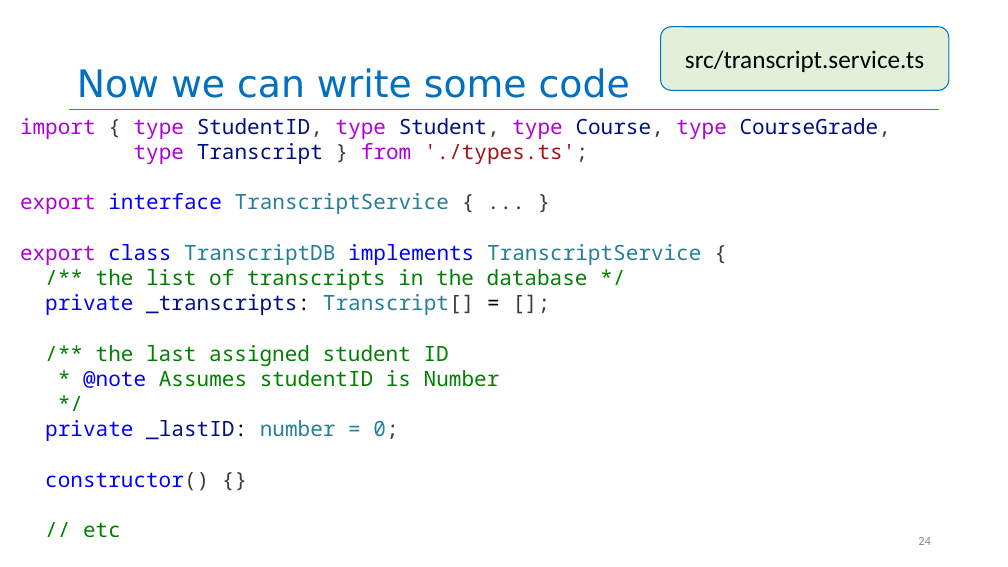
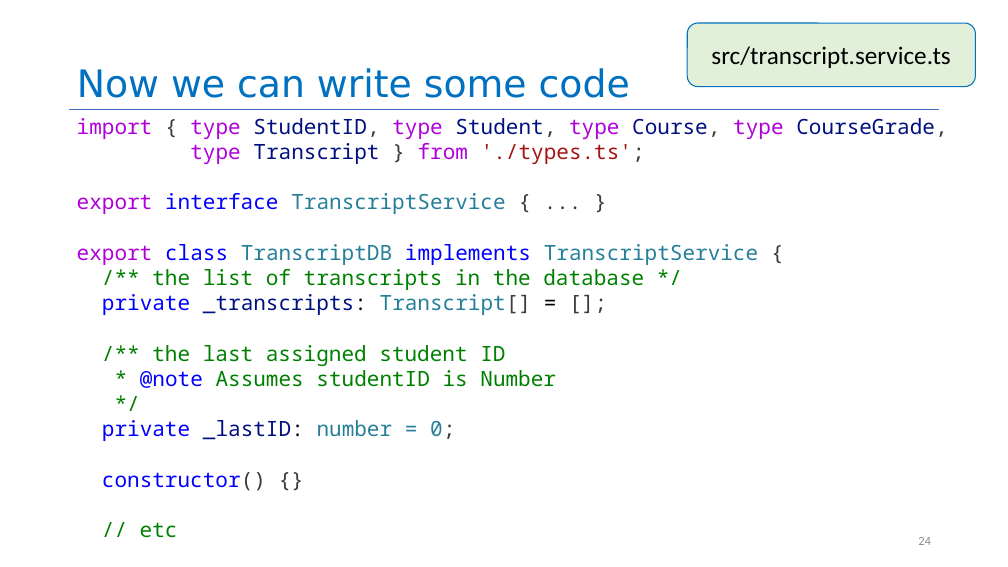
Before and after one commit to rimshaTest/CS4530-Spring-2026, a slide deck: slide 24 of Slides/Module 02.2 Test-Driven Development.pptx. Drawn at 1008x567 pixels with LibreOffice and Linux fonts; fonts in the diff are those of the drawing. Boxes give left, top, right and bottom in pixels: in the first picture for what was removed or moved away, otherwise in the second. Text is boxed around its words. In the diff, an @@ line names an element or a change of style, - is before the commit and + after.

```diff
--- a/Slides/Module 02.2 Test-Driven Development.pptx
+++ b/Slides/Module 02.2 Test-Driven Development.pptx
@@ rounded rectangle "src/transcript.service.ts": place and size @@
-rounded rectangle "src/transcript.service.ts" at <box>661,26,949,90</box>
+rounded rectangle "src/transcript.service.ts" at <box>687,23,975,86</box>
@@ text "import { type StudentID, type ...": place and size @@
-text "import { type StudentID, type ..." at <box>20,118,891,538</box>
+text "import { type StudentID, type ..." at <box>77,118,947,538</box>
```
Also in this commit, not shown: 15 other slides changed, 1 other file.
